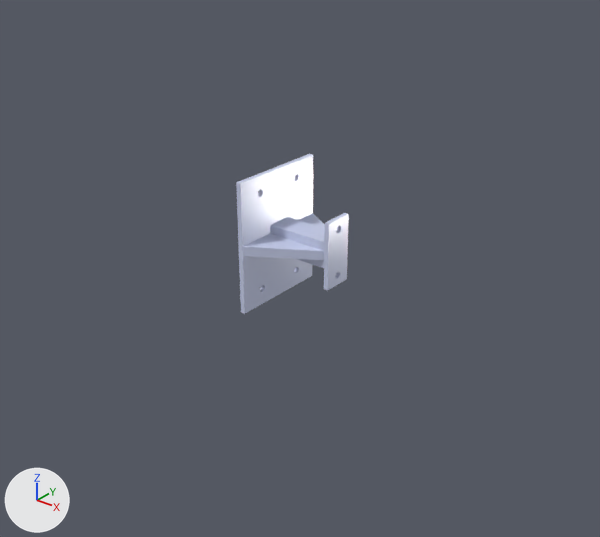
A saved change to the glTF model assets/upper_mechanism/padding/iteration_1.glb.
Rendered twice from a camera (50 mm lens) standing at (1.005, -1.765, 1.138) and looking at (0.699, -1.384, 0.901). The axes (+X, +Y, +Z) are drawn at lower left. The lights are the same throughout. The picture after the commit comes second. Where no turn or scale is listed for an object, it has been applied to the vertices.

Script lines for the objects in view, before the commit:
```python
me_mesh_0 = bpy.data.meshes.new('Mesh_0')
me_mesh_0.from_pydata(...)  # 324 vertices, 668 faces; spans x 0.0667..0.1467, y 0.0299..0.1299, z 0.0..0.0572
me_mesh_0.materials.append(mat_defaultplastic)  # pale blue #cbd2ee
ob_foam_mount_iteration_1_1 = bpy.data.objects.new('foam_mount_iteration_1-1', me_mesh_0)
ob_foam_mount_iteration_1_1.parent = ob_assem2
ob_foam_mount_iteration_1_1.location = (0.639, -1.443, 0.814)
ob_foam_mount_iteration_1_1.rotation_euler = (1.571, 0.0, 1.571)  # degrees (90, 0, 90)
```
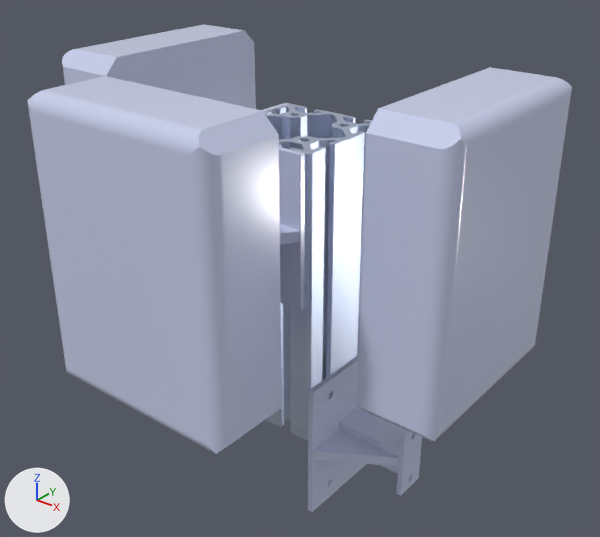
What differs and where, as boxes (x1, y1, x2, y2) in the pictures (600 x 537 px):
'foam-1', added (pale blue): after (27, 76, 282, 454)
'foam-3', added (pale blue): after (356, 67, 572, 442)
'8080-1', added: after (264, 104, 372, 440)
'foam_mount_iteration_1-1', moved, turned: before (236, 154, 349, 314); after (279, 147, 305, 310)
'Mesh_4', added: after (62, 25, 256, 109)
'Mesh_2', added: after (308, 356, 422, 512)
'foam_mount_iteration_1-2', added (mostly hidden): after (262, 103, 290, 114)

The change, as a diff of the scene's bpy script:
```diff
--- a/assets/upper_mechanism/padding/iteration_1.glb.py
+++ b/assets/upper_mechanism/padding/iteration_1.glb.py
@@ mat_defaultplastic_001 @@
+mat_defaultplastic_001 = principled_material('defaultplastic.001')
+mat_defaultplastic_001.base_color = (0.599, 0.646, 0.859)  # pale blue #cbd2ee
+mat_defaultplastic_001.roughness = 0.17
@@ mat_satinfinishaluminum @@
+mat_satinfinishaluminum = principled_material('satinfinishaluminum')
+mat_satinfinishaluminum.base_color = (0.73, 0.812, 1.0)  # pale blue #dee9ff
+mat_satinfinishaluminum.metallic = 1.0
+mat_satinfinishaluminum.roughness = 0.4
@@ me_mesh_4 @@
+me_mesh_4.from_pydata(...)  # 76 vertices, 148 faces; spans x -0.069..0.069, y 0.0..0.05, z -0.09..0.09
+me_mesh_4.materials.append(mat_defaultplastic_001)  # pale blue #cbd2ee
@@ me_mesh_2 @@
+me_mesh_2 = me_mesh_0.copy(); me_mesh_2.name = 'Mesh_2'  # the mesh of ob_foam_mount_iteration_1_1
@@ me_mesh_3 @@
+me_mesh_3.from_pydata(...)  # 1423 vertices, 2824 faces; spans x -0.04..0.04, y -0.04..0.04, z 0.25..0.45
+me_mesh_3.materials.append(mat_satinfinishaluminum)  # pale blue #dee9ff
@@ me_mesh_1 @@
+me_mesh_1.from_pydata(...)  # 76 vertices, 148 faces; spans x -0.069..0.069, y 0.0..0.05, z -0.09..0.09
+me_mesh_1.materials.append(mat_defaultplastic_001)  # pale blue #cbd2ee
@@ ob_foam_mount_iteration_1_1 @@
 ob_foam_mount_iteration_1_1.parent = ob_assem2
-ob_foam_mount_iteration_1_1.location = (0.639, -1.443, 0.814)
-ob_foam_mount_iteration_1_1.rotation_euler = (1.571, 0.0, 1.571)  # degrees (90, 0, 90)
+ob_foam_mount_iteration_1_1.location = (0.79, -1.409, 1.02)
+ob_foam_mount_iteration_1_1.rotation_euler = (-1.571, 0.0, 3.142)  # degrees (-90, 0, 180)
@@ ob_mesh_4 @@
+ob_mesh_4 = bpy.data.objects.new('Mesh_4', me_mesh_4)
+ob_mesh_4.parent = ob_assem2
+ob_mesh_4.location = (0.54, -1.369, 0.94)
+ob_mesh_4.rotation_euler = (-3.142, 0.0, 1.571)  # degrees (-180, 0, 90)
@@ ob_foam_3 @@
+ob_foam_3 = bpy.data.objects.new('foam-3', me_mesh_4)
+ob_foam_3.parent = ob_assem2
+ob_foam_3.location = (0.834, -1.369, 0.94)
+ob_foam_3.rotation_euler = (-3.142, 0.0, -1.571)  # degrees (-180, 0, -90)
@@ ob_mesh_2 @@
+ob_mesh_2 = bpy.data.objects.new('Mesh_2', me_mesh_2)
+ob_mesh_2.parent = ob_assem2
+ob_mesh_2.location = (0.727, -1.262, 0.86)
+ob_mesh_2.rotation_euler = (-1.571, 0.0, -1.571)  # degrees (-90, 0, -90)
@@ ob_8080_1 @@
+ob_8080_1 = bpy.data.objects.new('8080-1', me_mesh_3)
+ob_8080_1.location = (0.6867, -1.3689, 0.5402)
@@ ob_foam_mount_iteration_1_2 @@
+ob_foam_mount_iteration_1_2 = bpy.data.objects.new('foam_mount_iteration_1-2', me_mesh_2)
+ob_foam_mount_iteration_1_2.parent = ob_assem2
+ob_foam_mount_iteration_1_2.location = (0.647, -1.262, 0.86)
+ob_foam_mount_iteration_1_2.rotation_euler = (1.571, 0.0, -1.571)  # degrees (90, 0, -90)
@@ ob_foam_1 @@
+ob_foam_1 = bpy.data.objects.new('foam-1', me_mesh_1)
+ob_foam_1.location = (0.6832, -1.5161, 0.9402)
```
